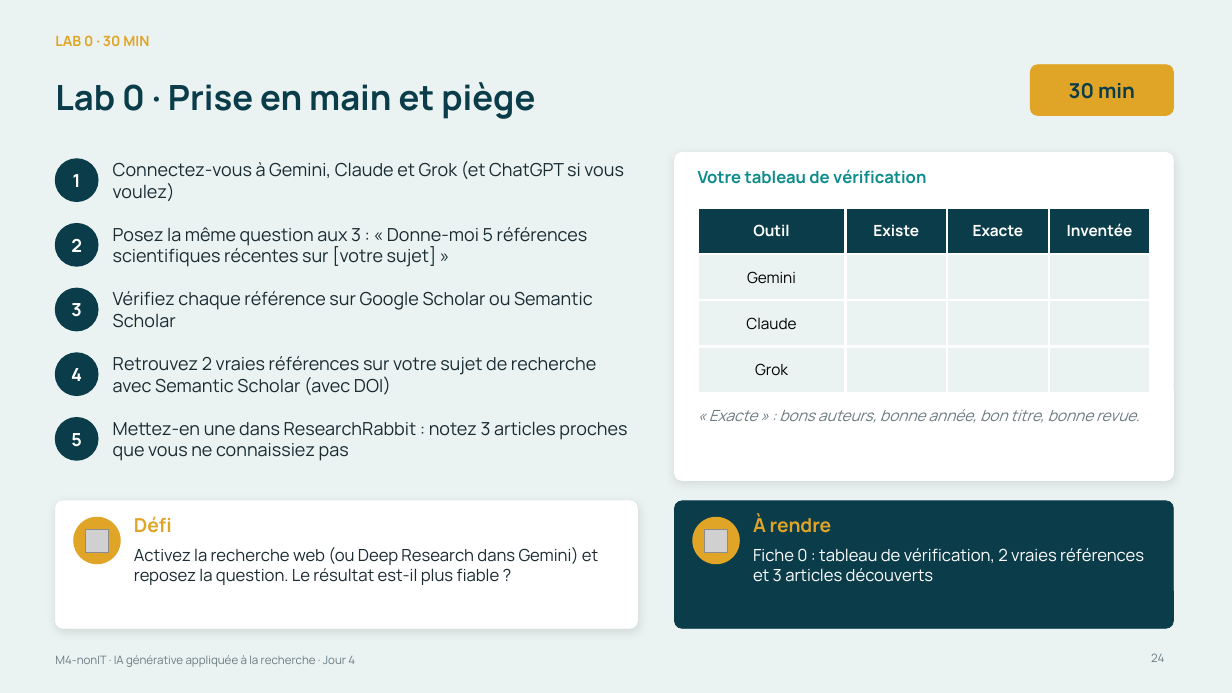
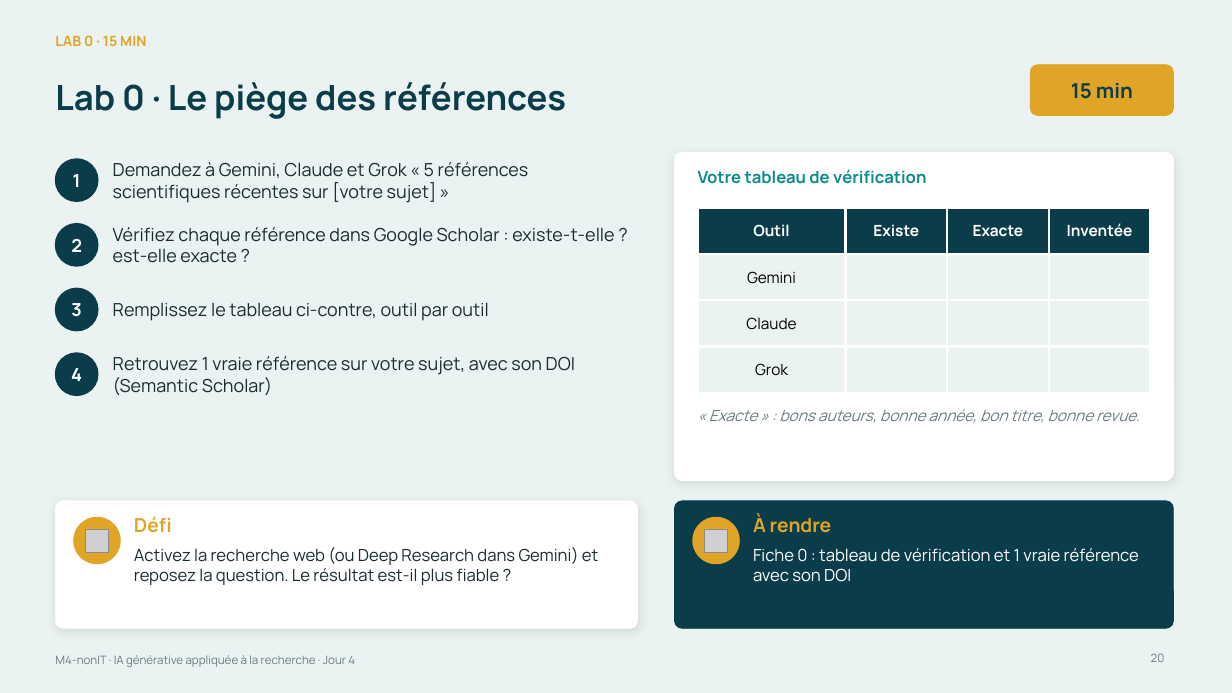
Before and after one commit to Amevi-isi/formation-chercheur-univ, a slide deck: slide 20 of module4_nonIT/M4-nonIT_IA_generative_appliquee.pptx (slide 24 before the commit). Drawn at 1232x693 pixels with LibreOffice and Linux fonts; fonts in the diff are those of the drawing; grey boxes stand for pictures. Boxes give left, top, right and bottom in pixels: in the first picture for what was removed or moved away, otherwise in the second. Text is boxed around its words. In the diff, an @@ line names an element or a change of style, - is before the commit and + after.

```diff
--- a/module4_nonIT/M4-nonIT_IA_generative_appliquee.pptx
+++ b/module4_nonIT/M4-nonIT_IA_generative_appliquee.pptx
@@ text at [55, 35, 146, 46]: text changed @@
-LAB 0 · 30 MIN
+LAB 0 · 15 MIN
@@ title at [55, 82, 566, 119]: text changed @@
-Lab 0 · Prise en main et piège
+Lab 0 · Le piège des références
@@ text at [1071, 83, 1133, 99]: text changed @@
-30 min
+15 min
@@ text at [113, 162, 529, 203]: text changed @@
-Connectez-vous à Gemini, Claude et Grok (et ChatGPT si vous voulez)
+Demandez à Gemini, Claude et Grok « 5 références scientifiques récentes sur [votre sujet] »
@@ text at [113, 227, 614, 263]: text changed @@
-Vérifiez chaque référence sur Google Scholar ou Semantic Scholar
+Vérifiez chaque référence dans Google Scholar : existe-t-elle ? est-elle exacte ?
@@ text removed at [113, 227, 588, 267] @@
-Posez la même question aux 3 : « Donne-moi 5 références scientifiques récentes sur [votre sujet] »
@@ text added at [113, 302, 489, 321], 14 pt, text #1A2B32 @@
+Remplissez le tableau ci-contre, outil par outil
@@ text at [113, 356, 575, 395]: text changed @@
-Retrouvez 2 vraies références sur votre sujet de recherche avec Semantic Scholar (avec DOI)
+Retrouvez 1 vraie référence sur votre sujet, avec son DOI (Semantic Scholar)
@@ ellipse removed at [55, 418, 98, 460] @@
@@ text removed at [71, 433, 82, 447] @@
-5
@@ text removed at [113, 421, 627, 461] @@
-Mettez-en une dans ResearchRabbit : notez 3 articles proches que vous ne connaissiez pas
@@ text at [753, 548, 1139, 582]: text changed @@
-Fiche 0 : tableau de vérification, 2 vraies références et 3 articles découverts
+Fiche 0 : tableau de vérification et 1 vraie référence avec son DOI
@@ page number at [1151, 653, 1165, 662]: text changed @@
-24
+20
```
Also in this commit, not shown: 15 other slides changed, 3 slides added, 12 slides removed.
